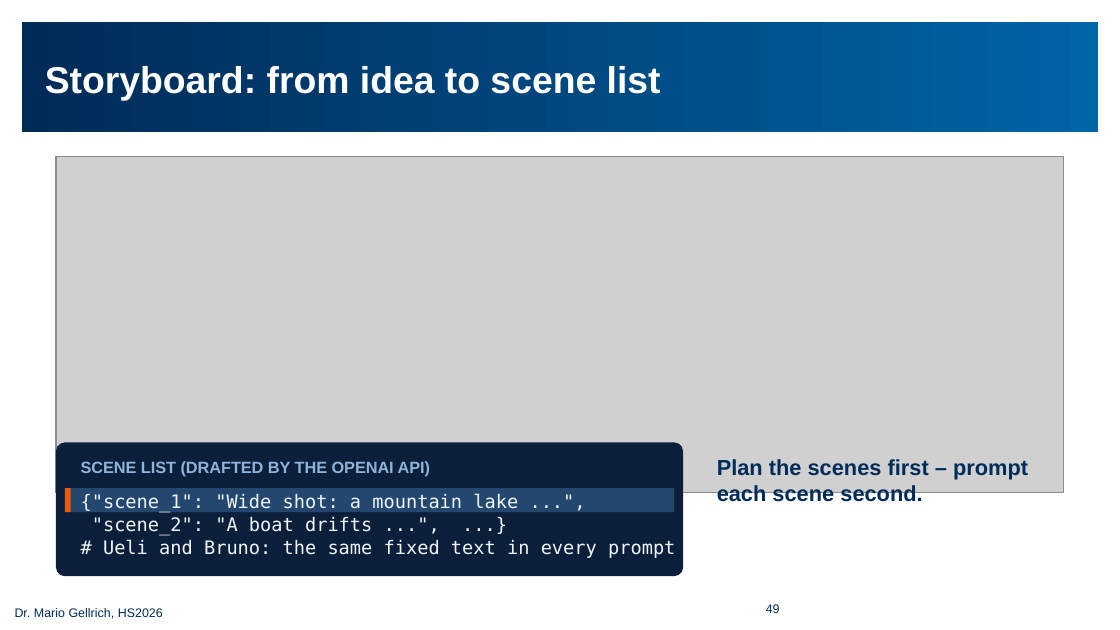
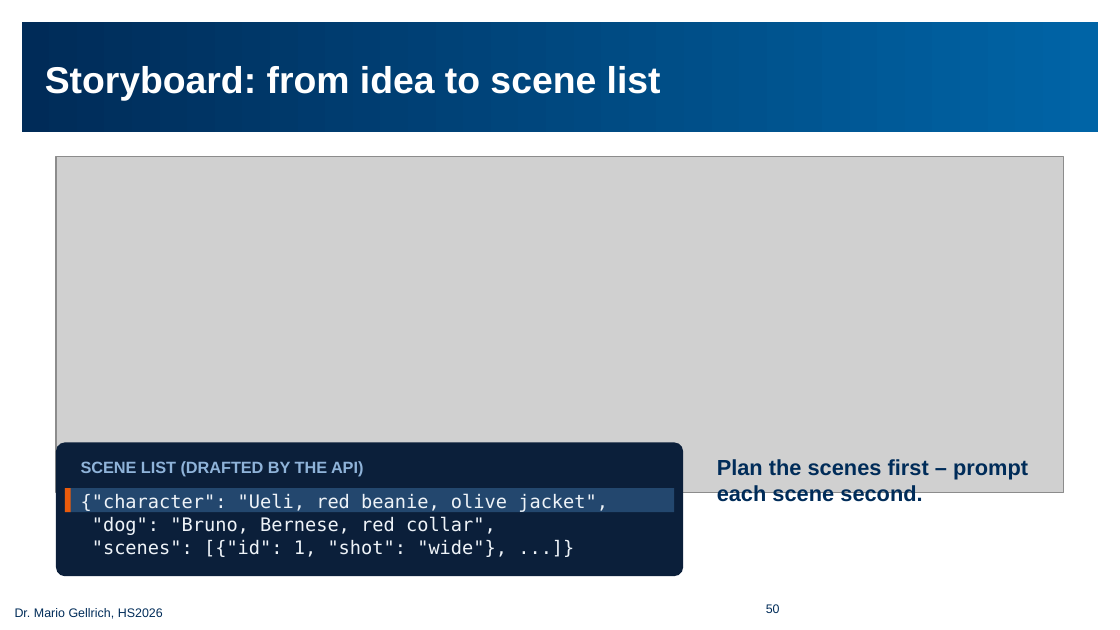
Before and after one commit to mario-gellrich-zhaw/multimodal_extraction_generation, a slide deck: slide 50 of slides/Slides_MSC_Data_Science_Week_13_EN_barrierefrei.pptx (slide 49 before the commit). Drawn at 1120x630 pixels with LibreOffice and Linux fonts; fonts in the diff are those of the drawing; grey boxes stand for pictures; background and template pictures are left out. Boxes give left, top, right and bottom in pixels: in the first picture for what was removed or moved away, otherwise in the second. Text is boxed around its words. In the diff, an @@ line names an element or a change of style, - is before the commit and + after.

```diff
--- a/slides/Slides_MSC_Data_Science_Week_13_EN_barrierefrei.pptx
+++ b/slides/Slides_MSC_Data_Science_Week_13_EN_barrierefrei.pptx
@@ text at [81,461,363,476]: text changed @@
-SCENE LIST (DRAFTED BY THE OPENAI API)
+SCENE LIST (DRAFTED BY THE API)
@@ text at [81,493,608,557]: text changed @@
-{"scene_1": "Wide shot: a mountain lake ...",
-"scene_2": "A boat drifts ...", ...}
-# Ueli and Bruno: the same fixed text in every prompt
+{"character": "Ueli, red beanie, olive jacket",
+"dog": "Bruno, Bernese, red collar",
+"scenes": [{"id": 1, "shot": "wide"}, ...]}
@@ text at [766,604,780,613]: text changed @@
-49
+50
```
Also in this commit, not shown: 56 other slides changed, 1 slide added, 11 other files.
